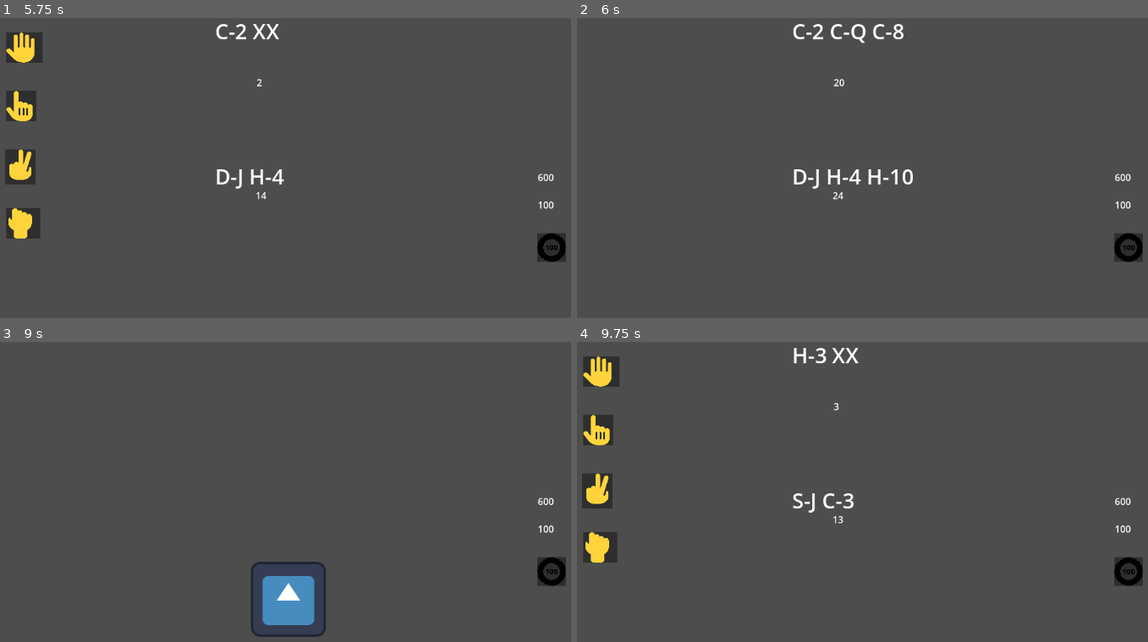
Above: before the commit, frames 1-4 (two rows, left to right).
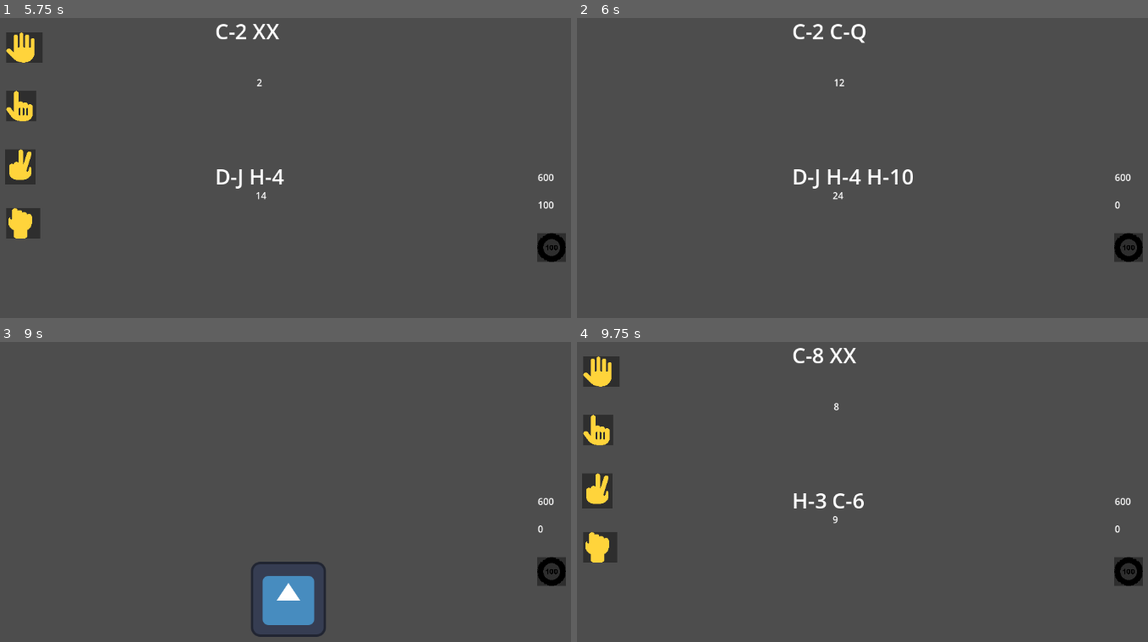
Above: after the commit, the same moments.

Repository: dooyoon/blackjack21-godot
Game: Godot game, scene res://main.tscn
Same seed, same stepped clock (60 frames per second), same inputs: the game is played once before the commit and once after it. The engine's default icon, where the game draws it, is replaced by a stand-in: a white triangle on a blue panel in a dark square.
Inputs (mouse positions are in pixels of both pictures, inside the frame that each line leads up to):
- Up to frame 1 (5.75 s): click (291, 276) at 0.5 s; click (22, 48) at 1.25 s; click (553, 249) at 2 s; click (553, 249) at 2.75 s; click (553, 249) at 3.5 s; tap Enter at 4.25 s; click (291, 276) at 5 s
- Up to frame 2 (6 s): click (599, 105) at 5.75 s
- Up to frame 3 (9 s): tap Space at 6.5, 8 s; tap Enter at 7.25, 8.75 s
- Up to frame 4 (9.75 s): click (868, 600) at 9.5 s

Frame 1 is identical in both runs. In frame 2, 0.2% of the frame differs, in the area x 45-98%, y 1-64%; in frame 3, less than 0.1%; in frame 4, 0.8%, in the area x 37-98%, y 1-64%.

Commit message:
handle player's blackjack

Diff:
--- a/main.gd
+++ b/main.gd
@@ -41,12 +41,14 @@
 	dealer.hasAce=false
 	dealer.blackjack=false
 	dealer.busted=false
+	dealer.hasAce=false
 
 	player1.hands=[]
 	player1.score=0
 	player1.bet = 0
 	player1.busted =false
 	player1.blackjack=false
+	player1.hasAce=false
 
 	$totalDealer.visible = false
 	$totalPlayer.visible = false
@@ -59,6 +61,10 @@
 	dealCard('player1')
 	dealCard('dealer')
 	dealCard('player1')
+
+	if player1.score == 21:
+		player1.blackjack = true
+		checkScore()
 
 func buildDeck():
 	#var suits = ['Spades', 'Hearts', 'Clubs', 'Diamonds']
@@ -101,9 +107,11 @@
 				dealer.hasAce=true
 
 		'player1':
+			if card.score == 11: player1.hasAce = true
 			player1.hands.append(card)
 			player1.score += card.score
 			showCards('player1')
+
 	deck.pop_at(index)
 
 func showCards(to):
@@ -148,16 +156,19 @@
 	dealer.hands[1].hidden = false
 	dealer.score += dealer.hands[1].score
 	showCards('dealer')
-	while (dealer.score < 17):
+
+	while (dealer.score < 17) && !player1.busted:
 		dealCard('dealer')
 		showCards('dealer')
 	if dealer.score > 21: dealer.busted =true
 	checkScore()
-	print('End of Dealer')
-	$Timer.start()
+
 
 func checkScore():
-	if !player1.busted:
+	if player1.blackjack:
+		print('Blackjack!')
+		player1.balance += player1.bet * 1.5
+	elif !player1.busted:
 		if dealer.busted || player1.score > dealer.score:
 			print('Player WON')
 			player1.balance += player1.bet * 2
@@ -165,9 +176,13 @@
 			print('Player LOST')
 		elif dealer.score == player1.score:
 			print('DRAW')
-
+			player1.balance += player1.bet
+
+	player1.bet = 0
 	$Balance.text = str(player1.balance)
 	$Bet.text = str(player1.bet)
+
+	$Timer.start()
 
 func _placeBet_button_pressed():
 	dealInitialCards()
@@ -202,6 +217,7 @@
 		player1.balance -= player1.bet
 		player1.bet *= 2
 		updateMoney()
+		dealCard('player1')
 		showButtons(false)
 		dealersTurn()
 	else:
